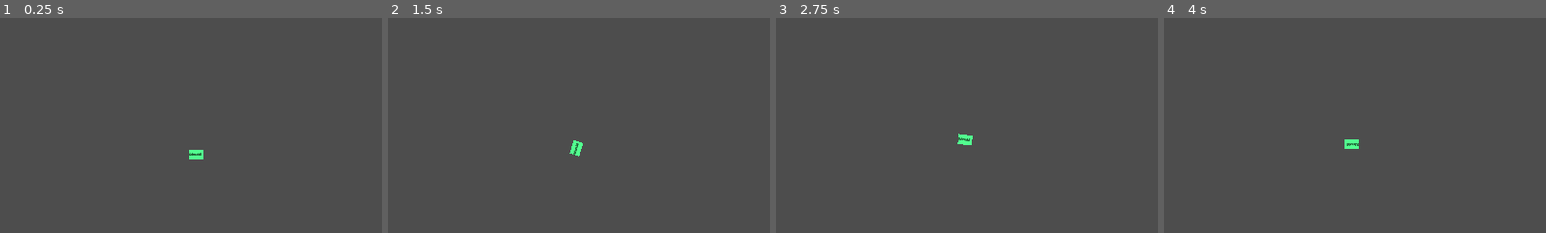
Above: before the commit, frames 1-4 (left to right).
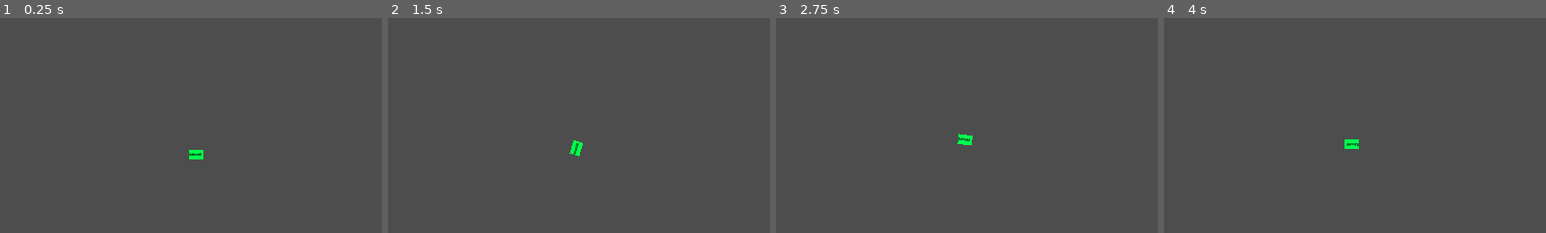
Above: after the commit, the same moments.

Repository: hpi-swa-lab/godot-pronto
Game: Godot game, scene res://prototypes/week-0-drift-1.tscn
Two runs of this game, one before a commit and one after it. Both use one fixed random seed, a clock stepped at 60 frames per second and the inputs below.
Inputs (mouse positions are % of the whole screen's width and height, from its top left):
- Up to frame 1 (0.25 s): no input
- Up to frame 2 (1.5 s): tap Enter at 0.5 s; move the mouse to (72, 45) at 0.52 s; hold Right (ui_right) 0.53-1.25 s; tap Tab at 0.6 s; click (72, 45) at 0.67 s; tap Up (ui_up) at 0.77 s; tap Space at 1.25 s; drag from (30, 55) to (45, 70) at 1.27 s
- Up to frame 3 (2.75 s): tap Enter at 2 s; move the mouse to (60, 28) at 2.02 s; hold Left (ui_left) from 2.03 s (still down); tap Tab at 2.1 s
- Up to frame 4 (4 s): release Left (ui_left) at 2.75 s; tap Space at 2.75 s; drag from (45, 70) to (20, 35) at 2.77 s; tap Enter at 3.5 s; move the mouse to (80, 65) at 3.52 s; hold Right (ui_right) from 3.53 s (still down); tap Tab at 3.6 s; tap Up (ui_up) at 3.77 s
The pictures show only the part of the screen within x 28-78%, y 50-100%; the shares and areas given below are measured in that part.

The runs differ from the first frame. In frame 1, 0.2% of the frame differs, in the area x 49-54%, y 61-66%; in frame 2, 0.2%, in the area x 47-51%, y 56-65%; in frame 3, 0.2%; in frame 4, 0.2%.

Commit message:
fancy color stuff

Diff:
--- a/prototypes/week-0-drift-1.tscn
+++ b/prototypes/week-0-drift-1.tscn
@@ -58,7 +58,25 @@
 signal_name = "up"
 to = NodePath("../Move")
 invoke = "add_velocity"
-arguments = ["Vector2.from_angle(from.get_parent().get_rotation())*G.at(\"drift_tick\")"]
+arguments = ["Vector2.from_angle(from.get_parent().get_rotation())*(G.at(\"drift_tick\")*G.at(\"max_boost\"))"]
+only_if = "true"
+expression = ""
+
+[sub_resource type="Resource" id="Resource_hy4if"]
+script = ExtResource("4_cin3a")
+signal_name = "pressed"
+to = NodePath("../Placeholder")
+invoke = "@color_setter"
+arguments = ["Color(G.at(\"drift_tick\"),1.0-G.at(\"drift_tick\"),0.3)"]
+only_if = "true"
+expression = ""
+
+[sub_resource type="Resource" id="Resource_5ad6u"]
+script = ExtResource("4_cin3a")
+signal_name = "up"
+to = NodePath("../Placeholder")
+invoke = "@color_setter"
+arguments = ["Color(0.0,1.0,0.3)"]
 only_if = "true"
 expression = ""
 
@@ -68,7 +86,7 @@
 to = NodePath("../State")
 invoke = "inc"
 arguments = ["\"drift_tick\"", "G.at(\"drift_incr\")"]
-only_if = "G.at(\"drift_tick\") < G.at(\"max_boost\")"
+only_if = "G.at(\"drift_tick\") < 1.0"
 expression = ""
 
 [node name="week-0-kart-drift-1" type="Node2D"]
@@ -79,7 +97,7 @@
 [node name="Placeholder" type="Node2D" parent="kart"]
 script = ExtResource("1_len7c")
 label = "Schnuddl"
-color = Color(0.321569, 1, 0.560784, 1)
+color = Color(0, 1, 0.3, 1)
 placeholder_size = Vector2(21, 15)
 
 [node name="Move" type="Node2D" parent="kart"]
@@ -97,10 +115,10 @@
 metadata/pronto_connections = [SubResource("Resource_edcn2"), SubResource("Resource_umq23"), SubResource("Resource_l0i8g")]
 
 [node name="Key" type="Node2D" parent="kart"]
-position = Vector2(9, -62)
+position = Vector2(-1, -64)
 script = ExtResource("5_7la7j")
 key = "Shift"
-metadata/pronto_connections = [SubResource("Resource_pbqyp"), SubResource("Resource_x3530"), SubResource("Resource_ciwj3")]
+metadata/pronto_connections = [SubResource("Resource_pbqyp"), SubResource("Resource_x3530"), SubResource("Resource_ciwj3"), SubResource("Resource_hy4if"), SubResource("Resource_5ad6u")]
 
 [node name="Always" type="Node2D" parent="kart"]
 position = Vector2(122, -101)
@@ -115,4 +133,4 @@
 metadata/velocity = 15.0
 metadata/max_boost = 500
 metadata/max_speed = 400
-metadata/drift_incr = 5
+metadata/drift_incr = 0.01
Not shown: 1 places in prototypes/week-0-drift-1.tscn that only renumber resources
